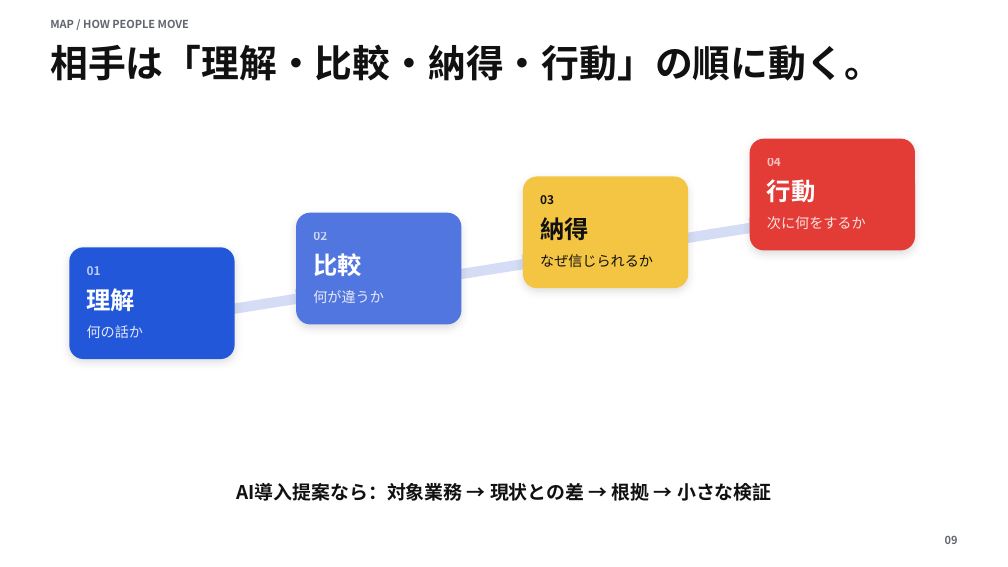
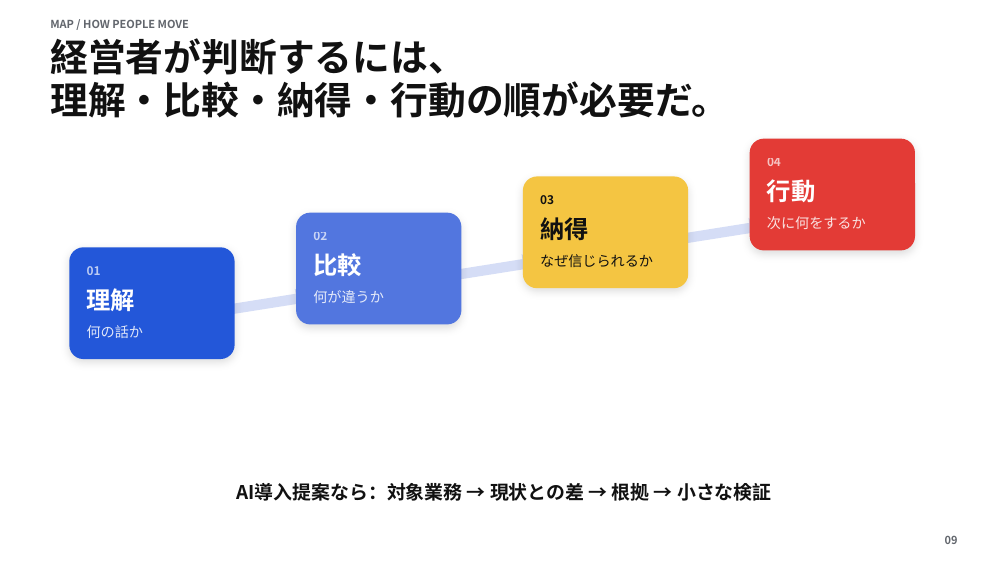
Before and after one commit to Bivrosttt/ai-komon2, a slide deck: slide 9 of materials/ai-komon-ai-presentation-masterclass.pptx. Drawn at 1008x567 pixels with LibreOffice and Linux fonts; fonts in the diff are those of the drawing. Boxes give left, top, right and bottom in pixels: in the first picture for what was removed or moved away, otherwise in the second. Text is boxed around its words. In the diff, an @@ line names an element or a change of style, - is before the commit and + after.

```diff
--- a/materials/ai-komon-ai-presentation-masterclass.pptx
+++ b/materials/ai-komon-ai-presentation-masterclass.pptx
@@ text at <box>50,38,729,118</box>: text changed @@
-相手は「理解・比較・納得・行動」の順に動く。
+経営者が判断するには、
+理解・比較・納得・行動の順が必要だ。
```
Also in this commit, not shown: 5 other slides changed, 9 other files.
